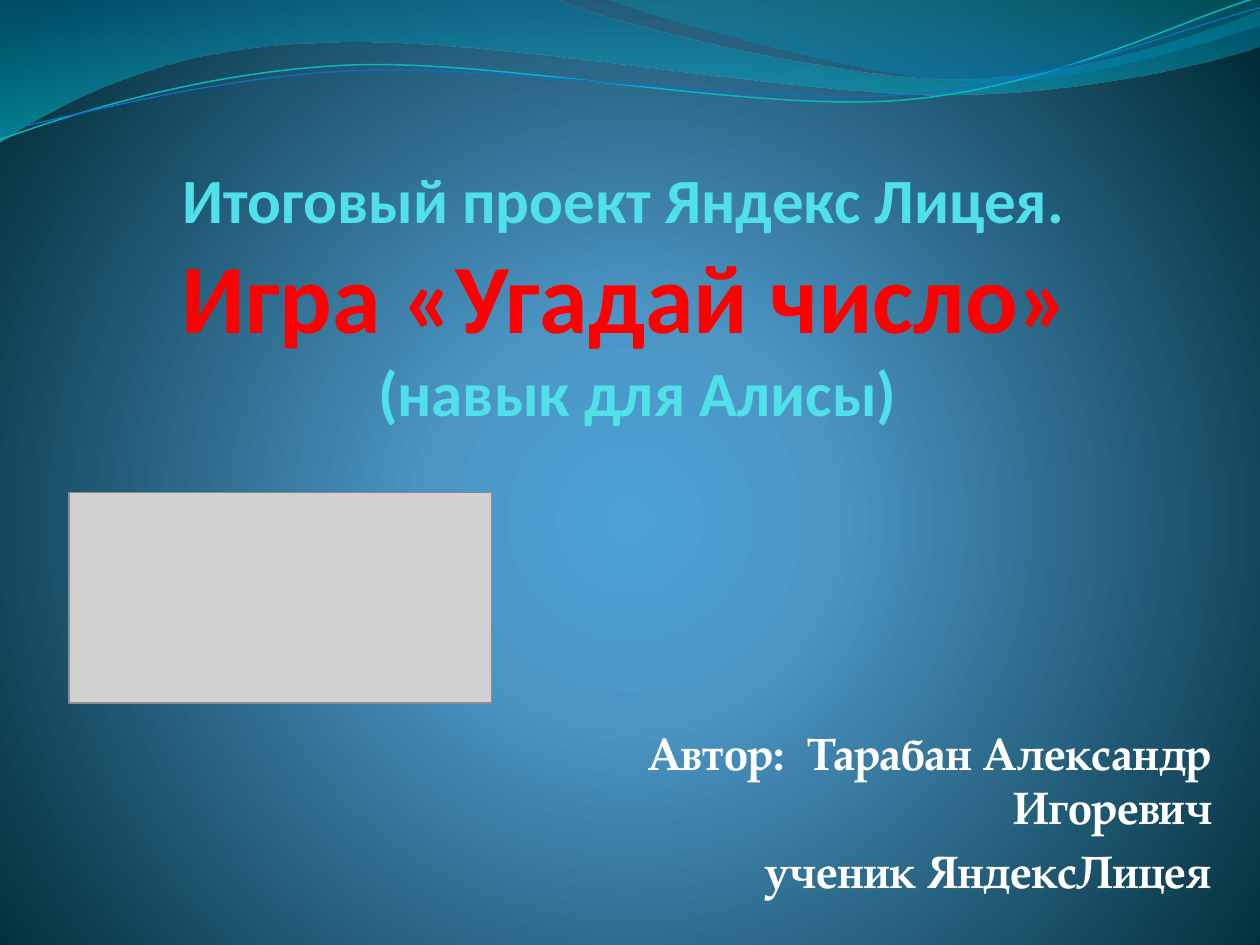
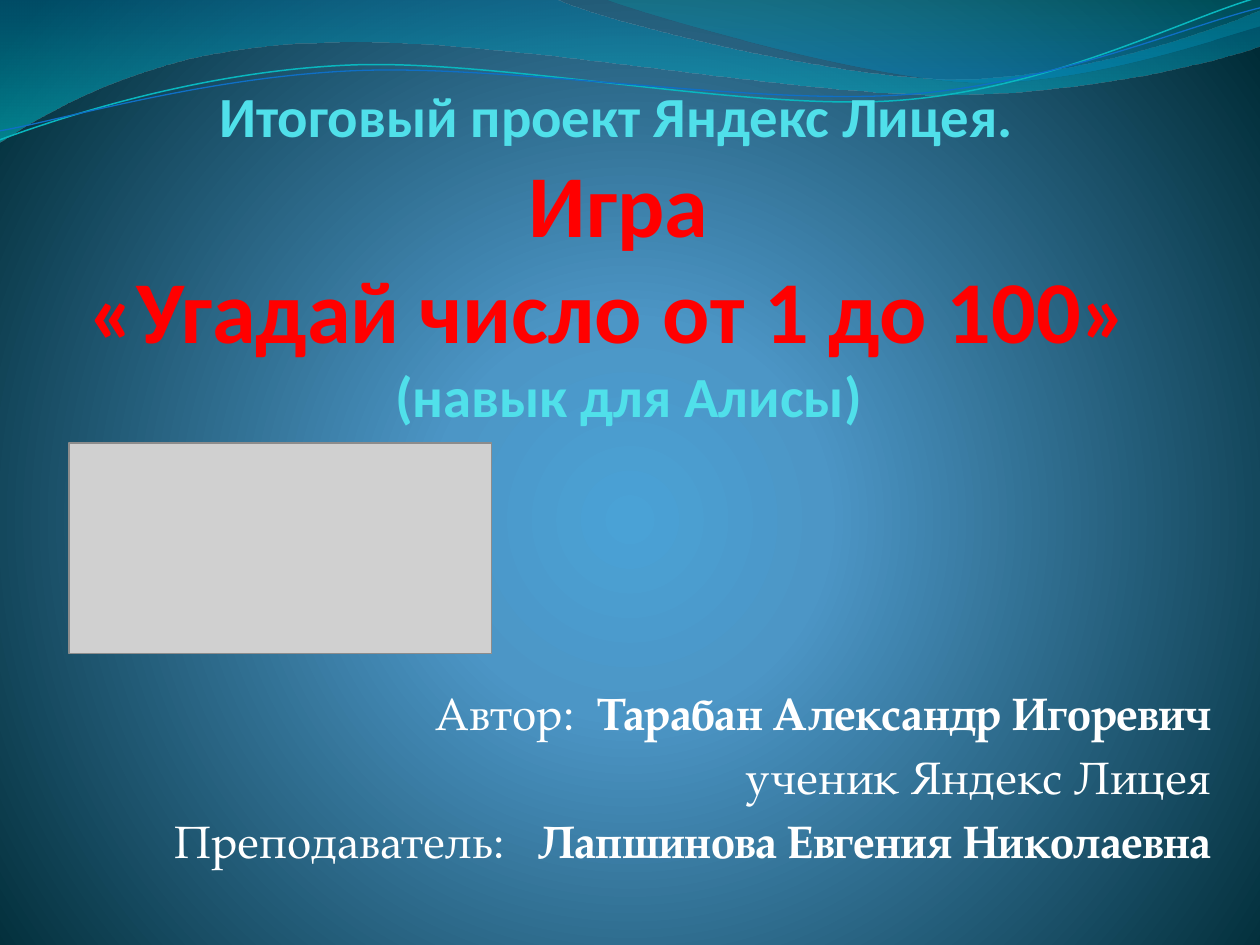
Before and after one commit to alexandr-55/Final_project, a slide deck: slide 1 of Ugaday_chiclo_itog.pptx. Drawn at 1260x945 pixels with LibreOffice and Linux fonts; fonts in the diff are those of the drawing; grey boxes stand for pictures. Boxes give left, top, right and bottom in pixels: in the first picture for what was removed or moved away, otherwise in the second. Text is boxed around its words. In the diff, an @@ line names an element or a change of style, - is before the commit and + after.

```diff
--- a/Ugaday_chiclo_itog.pptx
+++ b/Ugaday_chiclo_itog.pptx
@@ title at [89, 90, 1128, 426]: text changed; size 36 to 32.4 pt @@
-Итоговый проект Яндекс Лицея.
-Игра «Угадай число» (навык для Алисы)
+Итоговый проект Яндекс Лицея.
+Игра
+«Угадай число от 1 до 100»
+(навык для Алисы)
@@ picture: place and size @@
-picture at [69, 493, 493, 703]
+picture at [69, 444, 493, 654]
@@ subtitle "Автор: Тарабан Александр Игоревич": place and size @@
-subtitle "Автор: Тарабан Александр Игоревич" at [649, 738, 1212, 901]
+subtitle "Автор: Тарабан Александр Игоревич" at [174, 698, 1211, 869]
@@ subtitle at [436, 698, 1211, 743]: bold off in "Автор:" @@
@@ subtitle at [174, 762, 1211, 869]: text changed; bold off @@
-ученик ЯндексЛицея
+ученик Яндекс Лицея
+Преподаватель: Лапшинова Евгения Николаевна
```
Also in this commit, not shown: 1 other file.
